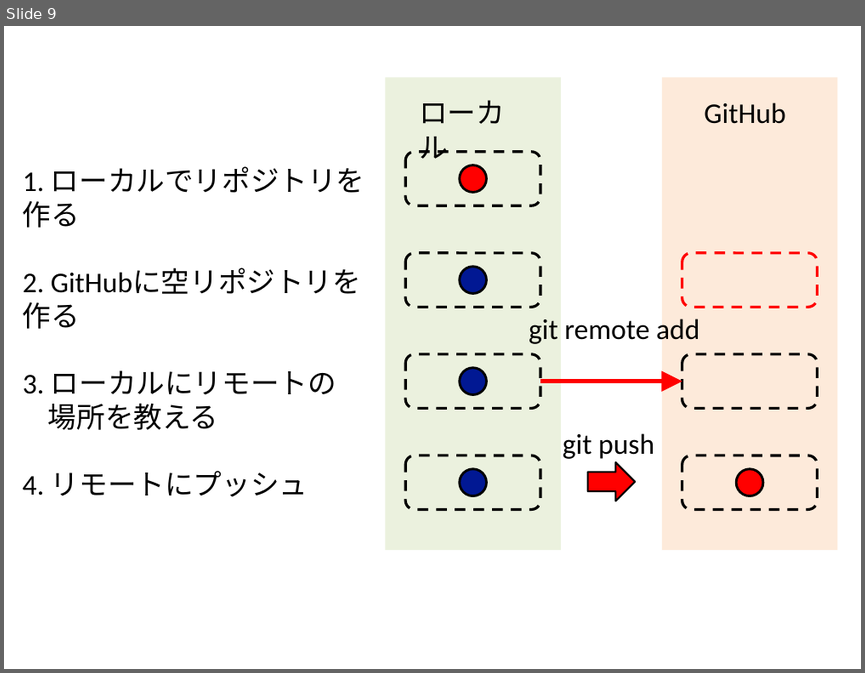
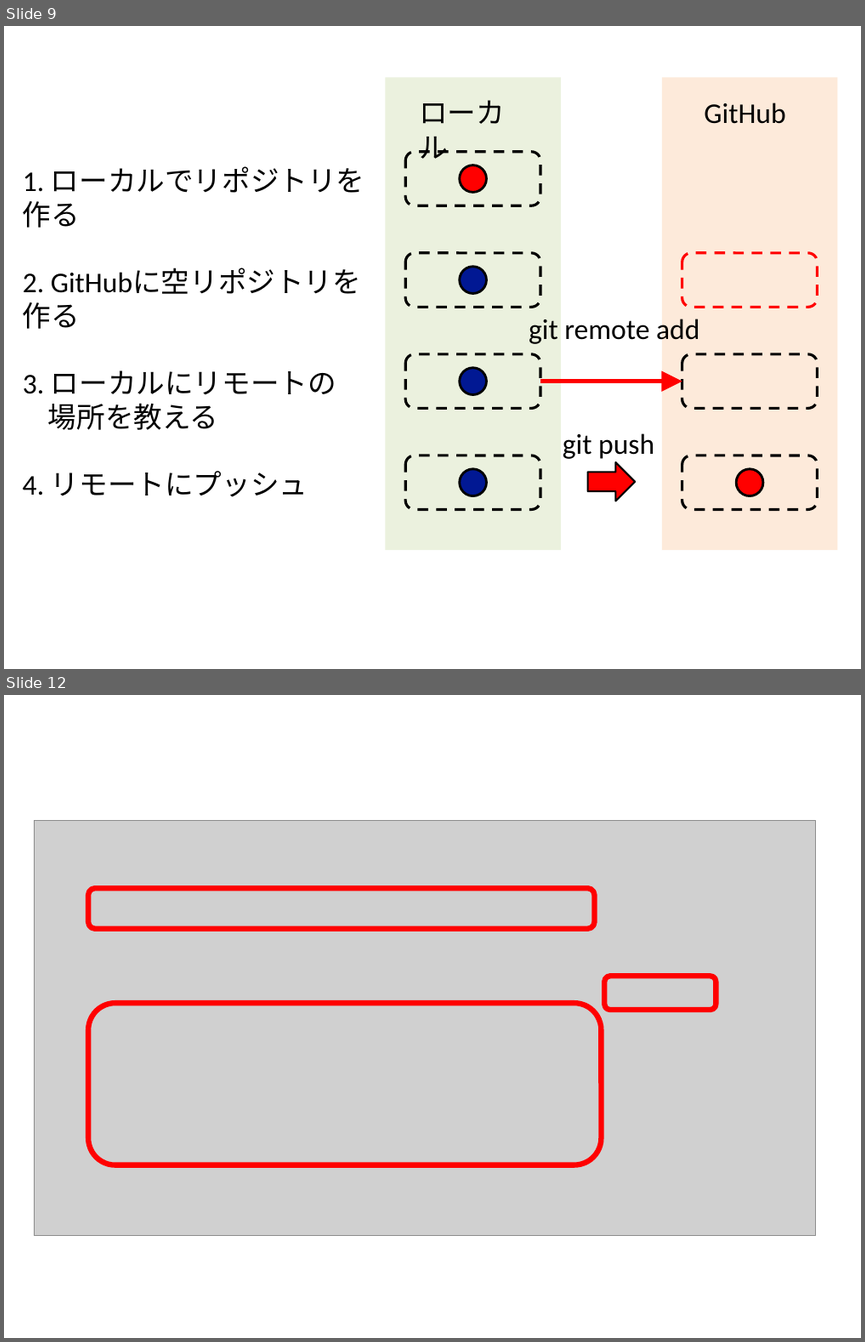
Before and after one commit to kaityo256/lab_startup, a slide deck: github/fig/fig.pptx. Shown one above the other, each under a label of ours: slide 9 before the commit, slides 9 and 12 after it; the slides between them are not shown. The pictures are 865x673 and 865x1342 pixels, drawn with LibreOffice and Linux fonts; fonts in the diff are those of the drawing; grey boxes stand for pictures. Boxes give left, top, right and bottom in pixels: in the first picture for what was removed or moved away, otherwise in the second. Text is boxed around its words. In the diff, an @@ line names an element or a change of style, - is before the commit and + after.

```diff
--- a/github/fig/fig.pptx
+++ b/github/fig/fig.pptx
@@ slide 12 added at (x1=4, y1=695, x2=861, y2=1338), background #FFFFFF @@
@@ picture added at (x1=34, y1=821, x2=816, y2=1236) @@
@@ rounded rectangle added at (x1=88, y1=888, x2=595, y2=928), outline #FF0000 4.5 pt @@
@@ rounded rectangle added at (x1=605, y1=976, x2=716, y2=1009), outline #FF0000 4.5 pt @@
@@ rounded rectangle added at (x1=88, y1=1003, x2=601, y2=1164), outline #FF0000 4.5 pt @@
```
Also in this commit, not shown: 2 other slides added, 6 other files.
